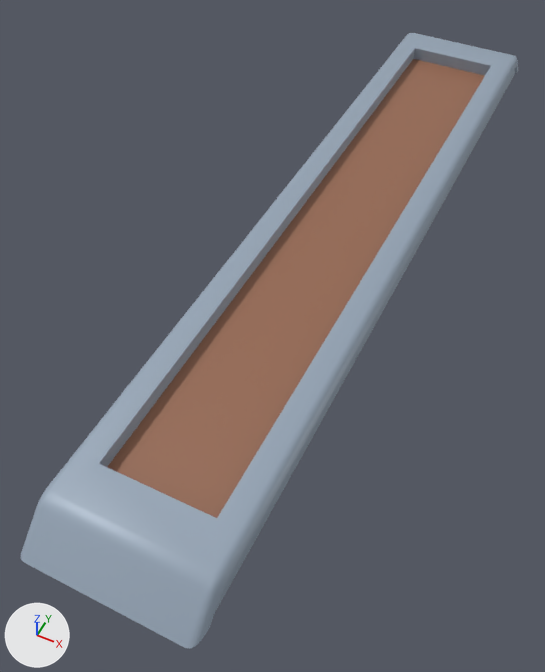
An edit to the FBX model Explorer/Assets/DCL/Roads/Data/RoadAssets/RoadRedesign/PotMiddleLarge.fbx, drawn before and after from the same camera.
One viewpoint serves both versions: a 50 mm camera at (2.24, -6.29, 5.73) aimed at (-0.31, -1.19, -0.64). Arrows for +X, +Y and +Z are at lower left; the lights stay in place. Objects named as collision shapes, trigger or cutter boxes, shadow casters or lower levels of detail are left out. Where no turn or scale is listed for an object, it has been applied to the vertices.

Before the edit, the objects in view are built like this:
```python
me_cube_051 = bpy.data.meshes.new('Cube.051')
me_cube_051.from_pydata(...)  # 146 vertices, 126 faces; spans x -0.84..0.84, y -4.77..4.77, z 0.0..0.37
# faces by material slot: [124, 2]
me_cube_051.materials.append(mat_potmiddlelarge_mat)  # blue #97a6b7
me_cube_051.materials.append(mat_soil_mat)  # brown #976951
ob_potmiddlelarge_lod0 = bpy.data.objects.new('PotMiddleLarge_LOD0', me_cube_051)
ob_potmiddlelarge_lod0.location = (0.0, 0.0, 0.0)
```
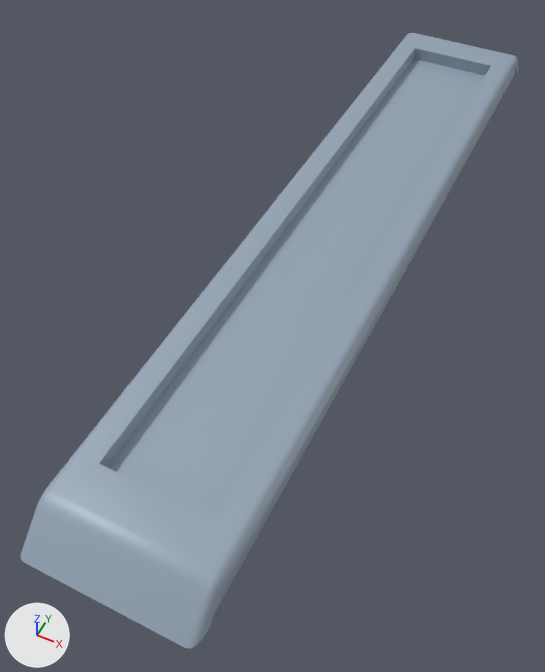
Changed parts and their boxes [x1, y1, x2, y2] in the pictures (545 x 672 px):
part 1 of me_cube_051, recoloured (brown to blue): [108, 59, 485, 518] in both

Edits to the bpy script that builds the scene:
```text
Change me_cube_051:
    where me_cube_051.from_pydata(...)  # 146 vertices, 126 faces; spans x -0.84..0.84, y -4.77..4.77, z 0.0..0.37
    used by ob_potmiddlelarge_lod0; location = (0.0, 0.0, 0.0)
    me_cube_051 part 1: all 2 faces that had it switch from mat_soil_mat (brown #976951) to mat_potmiddlelarge_mat (blue #97a6b7)
```
